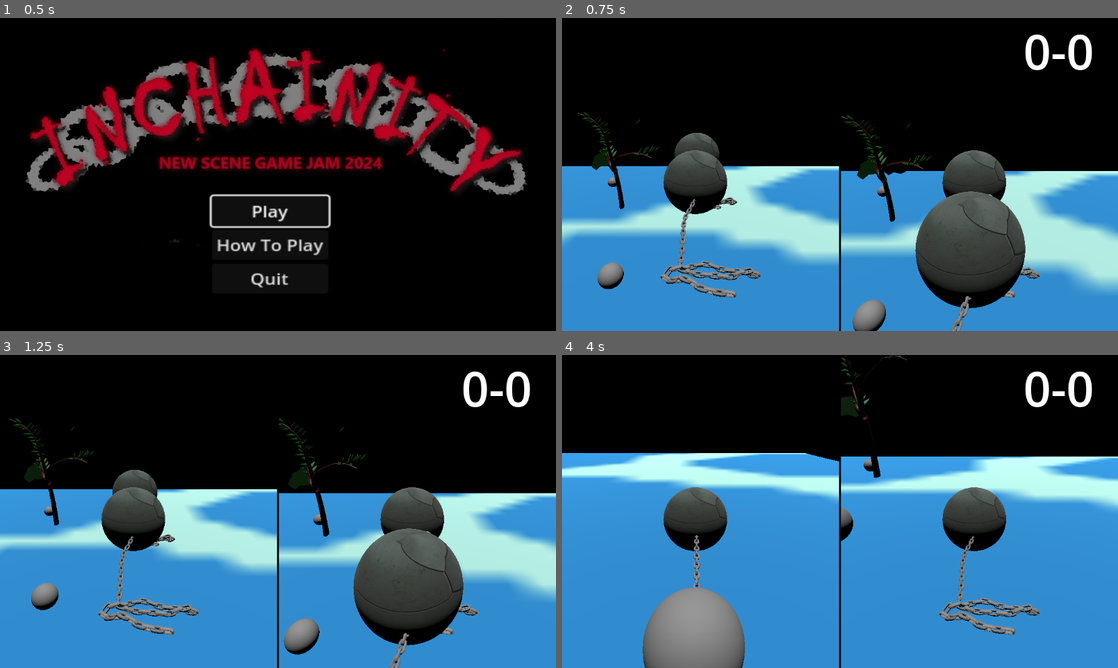
Above: before the commit, frames 1-4 (two rows, left to right).
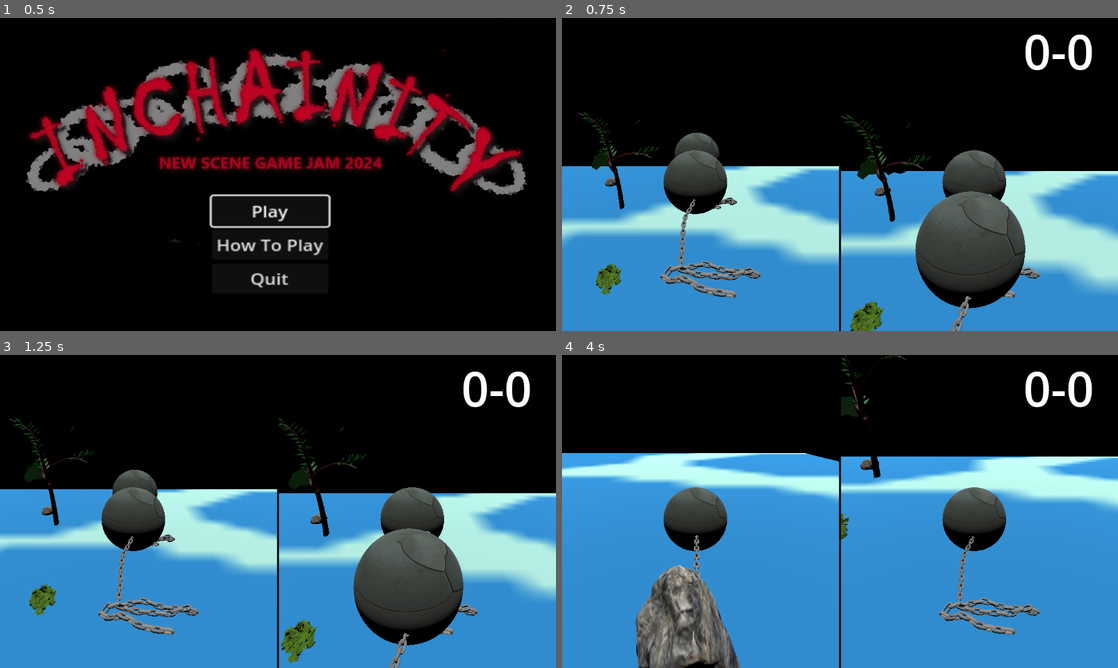
Above: after the commit, the same moments.

Repository: arry424/Chaunch
Game: Godot game, scene res://scenes/main_menu.tscn
Same seed, same stepped clock (60 frames per second), same inputs: the game is played once before the commit and once after it. Sound files missing from this copy of the repository are replaced by a short silence.
Inputs:
- Up to frame 1 (0.5 s): no input
- Up to frame 2 (0.75 s): click "Play" at 0.5 s
- Up to frame 3 (1.25 s): no input
- Up to frame 4 (4 s): hold D (move_right) 1.28-2.03 s; tap E (pick_up) at 1.35, 3.6 s; tap Space (jump) at 1.52, 2.27, 3.77 s; hold S (move_back) 2.03-2.78 s; tap Shift (sprint) at 2.1 s; hold D (move_right) 2.78-3.53 s; tap R (throw) at 2.85 s; hold W (move_forward) from 3.53 s (still down)

Frame 1 is identical in both runs. In frame 2, 0.9% of the frame differs, in the area x 6-60%, y 50-100%; in frame 3, 1.1%; in frame 4, 4.2%, in the area x 13-58%, y 33-100%.

Commit message:
bush and rock and shit

Diff:
--- a/scenes/bush.tscn
+++ b/scenes/bush.tscn
@@ -1,7 +1,9 @@
-[gd_scene load_steps=6 format=3 uid="uid://1uoaa7gmqfad"]
+[gd_scene load_steps=9 format=3 uid="uid://1uoaa7gmqfad"]
 
 [ext_resource type="Script" path="res://code/throwable.gd" id="1_56nvl"]
 [ext_resource type="AudioStream" uid="uid://dvpf28s87xsvr" path="res://SmallHit.mp3" id="2_hgu5e"]
+[ext_resource type="ArrayMesh" uid="uid://dj3khjs5usq3m" path="res://scenes/Bush_Mediteranean.obj" id="2_udei0"]
+[ext_resource type="Texture2D" uid="uid://b3w4em78sjb00" path="res://scenes/360_F_362952640_nPNPT14Jf1VtZLuJBT7snEK2OBgrmwhQ.jpg" id="3_v8buy"]
 
 [sub_resource type="SphereShape3D" id="SphereShape3D_rdmhq"]
 radius = 0.7
@@ -9,7 +11,10 @@
 [sub_resource type="SphereShape3D" id="SphereShape3D_beax6"]
 radius = 0.699064
 
-[sub_resource type="SphereMesh" id="SphereMesh_70ihd"]
+[sub_resource type="StandardMaterial3D" id="StandardMaterial3D_sygtn"]
+albedo_texture = ExtResource("3_v8buy")
+
+[sub_resource type="StandardMaterial3D" id="StandardMaterial3D_mg8hb"]
 
 [node name="Bush" type="RigidBody3D"]
 collision_layer = 64
@@ -32,8 +37,10 @@
 shape = SubResource("SphereShape3D_beax6")
 
 [node name="MeshInstance3D" type="MeshInstance3D" parent="."]
-transform = Transform3D(1.25, 0, 0, 0, 1.25, 0, 0, 0, 1.25, 0, 0, 0)
-mesh = SubResource("SphereMesh_70ihd")
+transform = Transform3D(0.00752396, 0, 0, 0, 0.00662331, 0, 0, 0, 0.00899461, 2.28132, -1.11112, -1.48272)
+mesh = ExtResource("2_udei0")
+surface_material_override/0 = SubResource("StandardMaterial3D_sygtn")
+surface_material_override/1 = SubResource("StandardMaterial3D_mg8hb")
 
 [node name="soundEffect" type="AudioStreamPlayer" parent="."]
 stream = ExtResource("2_hgu5e")
--- a/scenes/main.tscn
+++ b/scenes/main.tscn
@@ -24,7 +24,7 @@
 
 [node name="SubViewport" type="SubViewport" parent="GridContainer/SubViewportContainer"]
 handle_input_locally = false
-size = Vector2i(574, 648)
+size = Vector2i(2, 2)
 render_target_update_mode = 4
 
 [node name="Player" parent="GridContainer/SubViewportContainer/SubViewport" instance=ExtResource("2_5fjfj")]
@@ -38,7 +38,7 @@
 
 [node name="SubViewport" type="SubViewport" parent="GridContainer/SubViewportContainer2"]
 handle_input_locally = false
-size = Vector2i(574, 648)
+size = Vector2i(2, 2)
 render_target_update_mode = 4
 
 [node name="Player2" parent="GridContainer/SubViewportContainer2/SubViewport" instance=ExtResource("2_5fjfj")]
@@ -57,6 +57,9 @@
 
 [node name="Camera3D" parent="GridContainer/SubViewportContainer2/SubViewport/Player2" index="0"]
 current = true
+
+[node name="MeshInstance3D" parent="GridContainer/SubViewportContainer2/SubViewport/Player2" index="2"]
+transform = Transform3D(-1.47475, 0, -0.0274376, 0, 1.475, 0, 0.0274376, 0, -1.47475, 0.0139309, 0, 0.0761382)
 
 [node name="Ground" parent="." instance=ExtResource("1_68f4q")]
 
--- a/scenes/rock.tscn
+++ b/scenes/rock.tscn
@@ -1,14 +1,17 @@
-[gd_scene load_steps=6 format=3 uid="uid://dhwe6cv8dbre3"]
+[gd_scene load_steps=8 format=3 uid="uid://dhwe6cv8dbre3"]
 
 [ext_resource type="Script" path="res://code/throwable.gd" id="1_0o142"]
+[ext_resource type="ArrayMesh" uid="uid://bnnry06c55nkp" path="res://scenes/uploads_files_898927_rock (1).obj" id="2_eigkv"]
 [ext_resource type="AudioStream" uid="uid://dvpf28s87xsvr" path="res://SmallHit.mp3" id="2_wl6l0"]
+[ext_resource type="Texture2D" uid="uid://cruj4mjibkuic" path="res://scenes/rock.jpg" id="3_ma1c7"]
 
 [sub_resource type="SphereShape3D" id="SphereShape3D_25hgg"]
 radius = 0.6
 
 [sub_resource type="SphereShape3D" id="SphereShape3D_yhpyn"]
 
-[sub_resource type="SphereMesh" id="SphereMesh_ntl3t"]
+[sub_resource type="StandardMaterial3D" id="StandardMaterial3D_ynu31"]
+albedo_texture = ExtResource("3_ma1c7")
 
 [node name="rock" type="RigidBody3D"]
 collision_layer = 64
@@ -30,7 +33,9 @@
 shape = SubResource("SphereShape3D_yhpyn")
 
 [node name="MeshInstance3D" type="MeshInstance3D" parent="."]
-mesh = SubResource("SphereMesh_ntl3t")
+transform = Transform3D(0.145, 0, 0, 0, 0.145, 0, 0, 0, 0.145, 0, -0.284085, 0)
+mesh = ExtResource("2_eigkv")
+surface_material_override/0 = SubResource("StandardMaterial3D_ynu31")
 
 [node name="soundEffect" type="AudioStreamPlayer" parent="."]
 stream = ExtResource("2_wl6l0")
Binary file added: scenes/360_F_362952640_nPNPT14Jf1VtZLuJBT7snEK2OBgrmwhQ.jpg
Not shown, added: scenes/360_F_362952640_nPNPT14Jf1VtZLuJBT7snEK2OBgrmwhQ.jpg.import
Not shown, added: scenes/Bush_Mediteranean.obj
Not shown, added: scenes/Bush_Mediteranean.obj.import
Binary file added: scenes/rock.jpg
Not shown, added: scenes/rock.jpg.import
Not shown, added: scenes/uploads_files_898927_rock (1).obj
Not shown, added: scenes/uploads_files_898927_rock (1).obj.import
